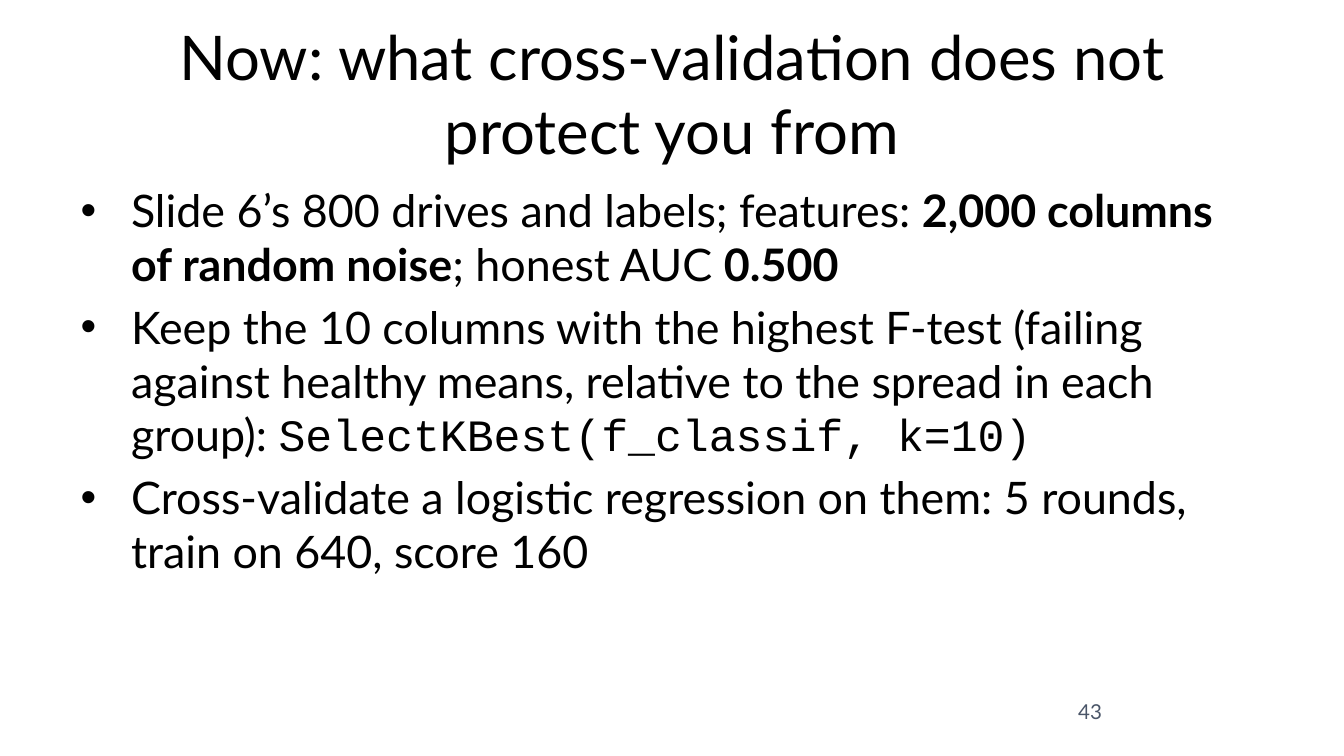
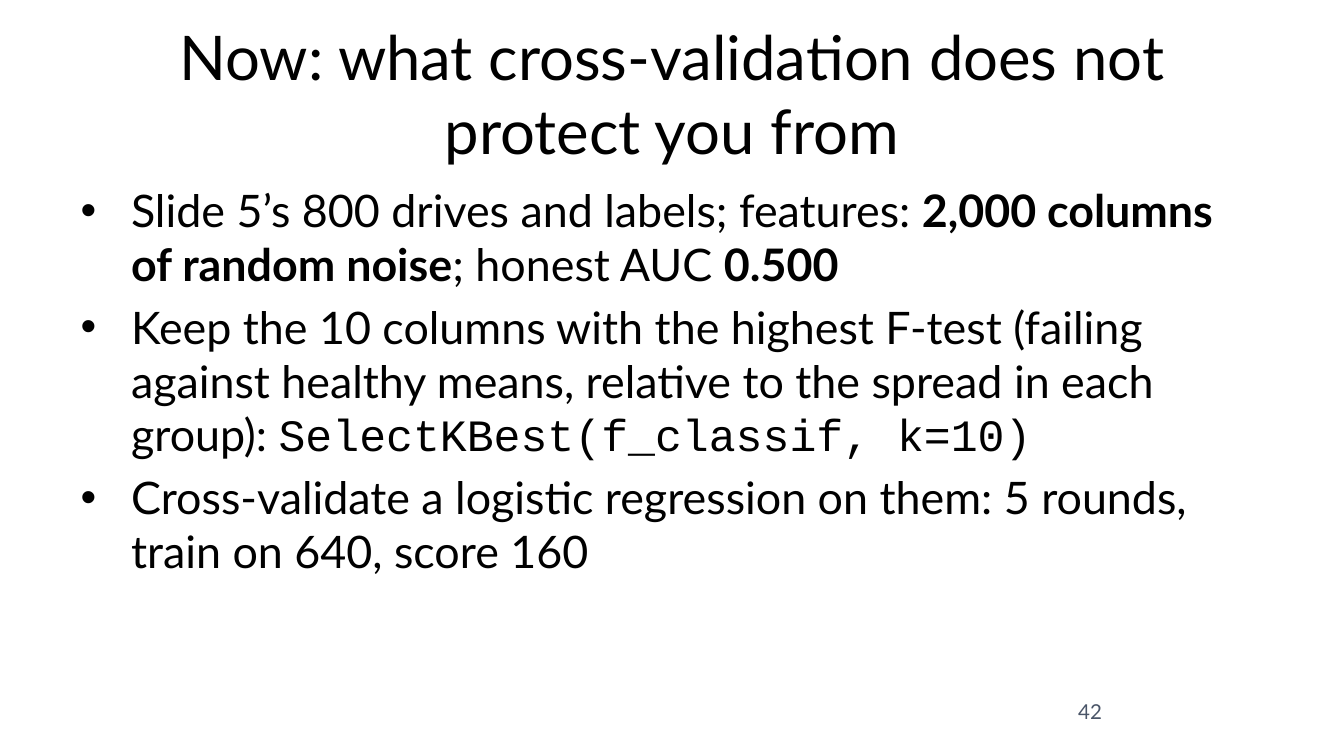
Before and after one commit to fabioantonini/technologies-for-artificial-intelligence, a slide deck: slide 42 of Lessons/05_experimental_methodology/Slides/experimental_methodology_slides.pptx (slide 43 before the commit). Drawn at 1344x756 pixels with LibreOffice and Linux fonts; fonts in the diff are those of the drawing; background and template pictures are left out. Boxes give left, top, right and bottom in pixels: in the first picture for what was removed or moved away, otherwise in the second. Text is boxed around its words. In the diff, an @@ line names an element or a change of style, - is before the commit and + after.

```diff
--- a/Lessons/05_experimental_methodology/Slides/experimental_methodology_slides.pptx
+++ b/Lessons/05_experimental_methodology/Slides/experimental_methodology_slides.pptx
@@ text at (x1=131, y1=193, x2=1213, y2=287): text changed @@
-• Slide 6’s 800 drives and labels; features: 2,000 columns of random noise; honest AUC 0.500
+• Slide 5’s 800 drives and labels; features: 2,000 columns of random noise; honest AUC 0.500
@@ page number at (x1=1078, y1=704, x2=1102, y2=719): text changed @@
-43
+42
```
Also in this commit, not shown: 11 other slides changed, 1 slide removed, 14 other files.
